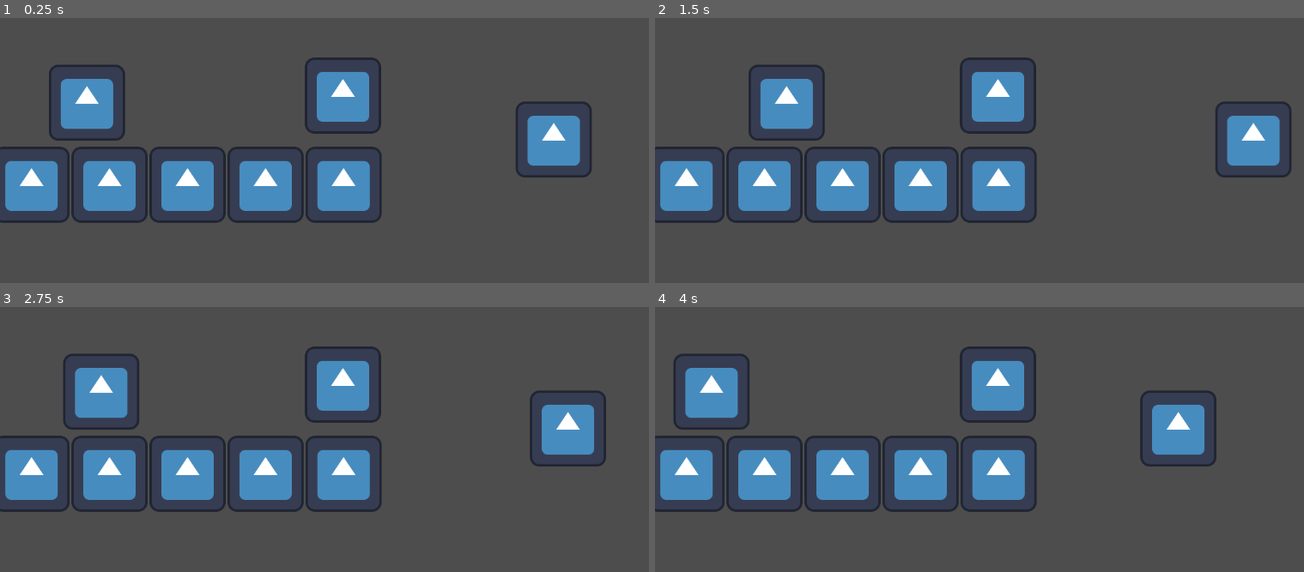
Above: before the commit, frames 1-4 (two rows, left to right).
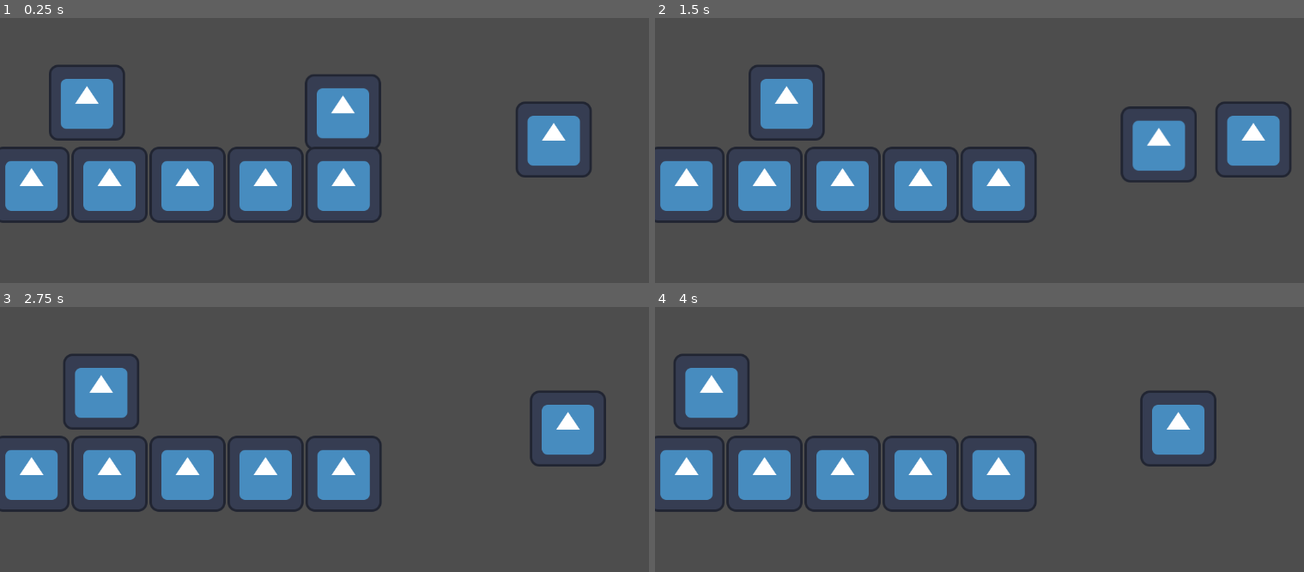
Above: after the commit, the same moments.

Repository: LeResteDuMonde/GameJamPSU
Game: Godot game, scene res://scene/Main.tscn
The game is run twice, just before and just after one commit, with the same random seed, the same clock (stepped at 60 frames per second) and the same inputs. The engine's default icon, where the game draws it, is replaced by a stand-in: a white triangle on a blue panel in a dark square.
Inputs (mouse positions are in pixels of both pictures, inside the frame that each line leads up to):
- Up to frame 1 (0.25 s): no input
- Up to frame 2 (1.5 s): move the mouse to (1148, 76) at 0.52 s; hold Space (jump) 0.53-1.28 s; hold D (right) from 0.53 s (still down); move the mouse to (862, 116) at 1.27 s; click (862, 116) at 1.35 s
- Up to frame 3 (2.75 s): tap Space (jump) at 1.52, 1.55, 1.82 s; move the mouse to (outside the picture) at 2.02 s; release D (right) at 2.03 s; hold A (left) from 2.03 s (still down); hold Space (jump) from 2.03 s (still down)
- Up to frame 4 (4 s): move the mouse to (966, 460) at 2.77 s; release A (left) at 2.78 s; release Space (jump) at 2.78 s; hold D (right) from 2.78 s (still down); click (966, 460) at 2.85 s; tap Space (jump) at 3.02, 3.05, 3.32 s; move the mouse to (1206, 442) at 3.52 s; hold Space (jump) from 3.53 s (still down)

The runs differ from the first frame. In frame 1, 1.5% of the frame differs, in the area x 46-59%, y 14-50%; in frame 2, 4.0%, in the area x 46-84%, y 14-63%; in frame 3, 1.9%; in frame 4, 1.9%.
Error before the commit: Parse Error: Unexpected "Identifier" in class body. (res://script/player.gd:25)

Commit message:
whoops

Diff:
--- a/script/player.gd
+++ b/script/player.gd
@@ -21,9 +21,8 @@
 	else:
 		velocity.x = move_toward(velocity.x, 0, SPEED)
 
+	move_and_slide()
 
-fun kill():
 
+func kill():
 	print_debug("kill the player")
-
-	move_and_slide()
